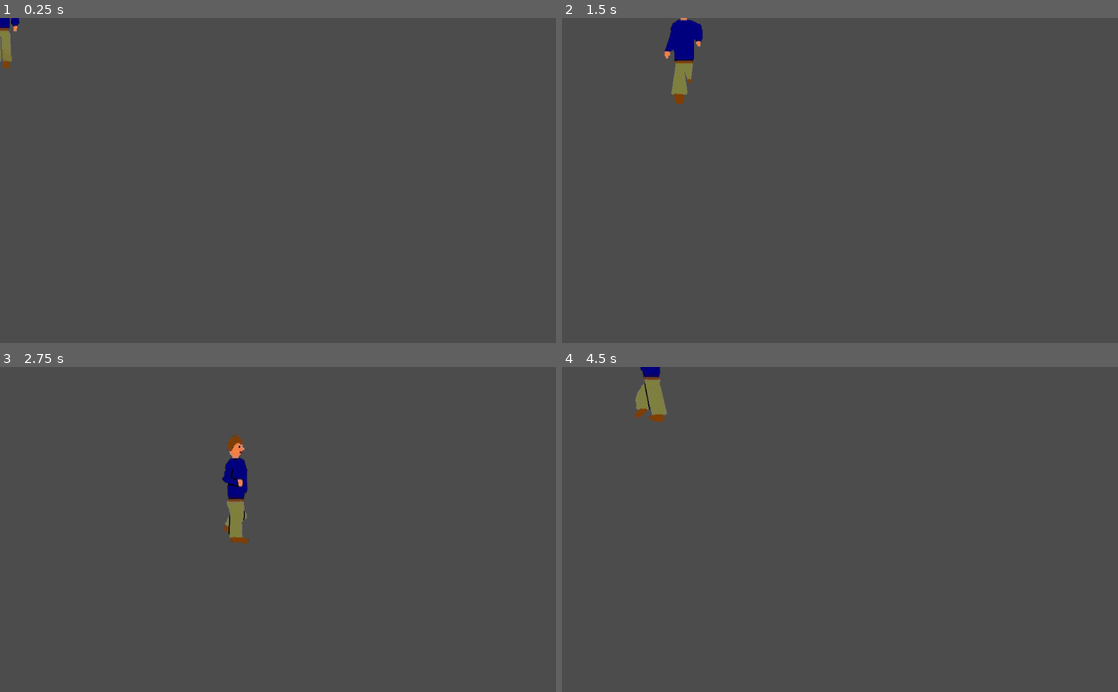
Above: before the commit, frames 1-4 (two rows, left to right).
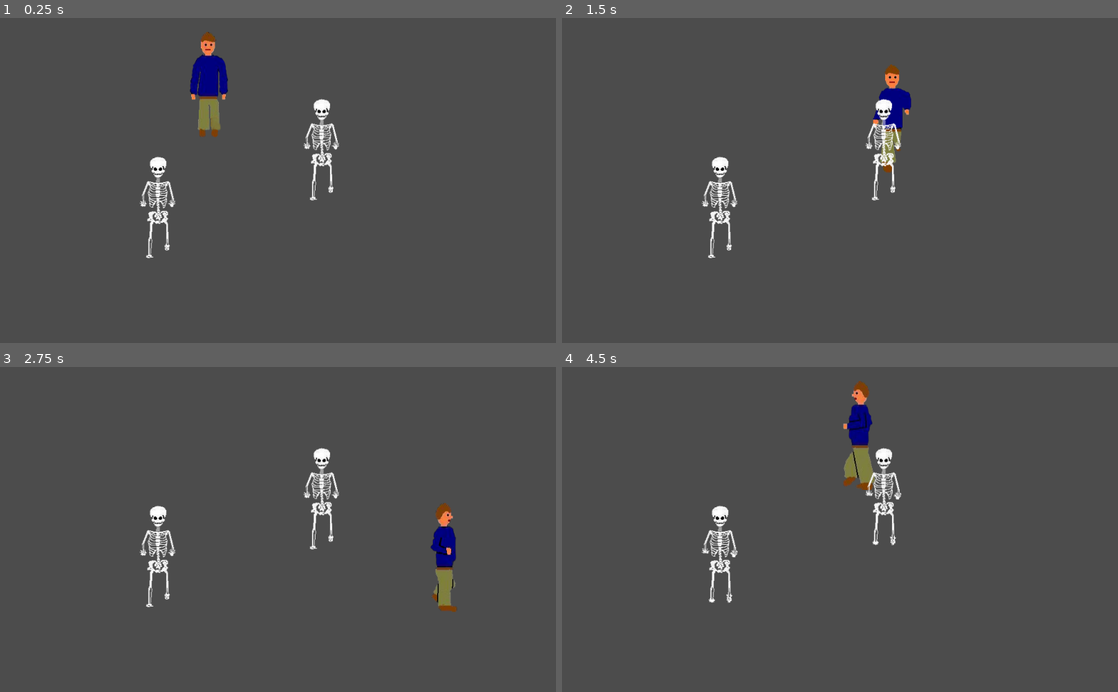
Above: after the commit, the same moments.

Repository: JohnyBuk/TotalMaster
Game: Godot game, scene res://scenes/TestLevel.tscn
Two runs of this game, one before a commit and one after it. Both use one fixed random seed, a clock stepped at 60 frames per second and the inputs below. Before the commit the project starts from res://scenes/Player.tscn.
Inputs:
- Up to frame 1 (0.25 s): no input
- Up to frame 2 (1.5 s): hold Right (ui_right) 0.53-1.28 s; hold Down (ui_down) from 1.28 s (still down)
- Up to frame 3 (2.75 s): release Down (ui_down) at 2.03 s; hold Right (ui_right) from 2.03 s (still down)
- Up to frame 4 (4.5 s): release Right (ui_right) at 2.78 s; hold Up (ui_up) 2.78-3.53 s; hold Left (ui_left) from 3.53 s (still down)

The runs differ from the first frame. In frame 1, 3.0% of the frame differs, in the area x 0-61%, y 0-74%; in frame 2, 3.1%; in frame 3, 3.4%, in the area x 25-83%, y 20-76%; in frame 4, 3.1%.

Commit message:
cleanup

Diff:
--- a/project.godot
+++ b/project.godot
@@ -16,8 +16,8 @@
 [application]
 
 config/name="TotalMaster"
-run/main_scene="res://scenes/Player.tscn"
-config/icon="res://icon.png"
+run/main_scene="res://scenes/TestLevel.tscn"
+config/icon="res://images/icon.png"
 
 [rendering]
 
Renamed: icon.png -> images/icon.png
